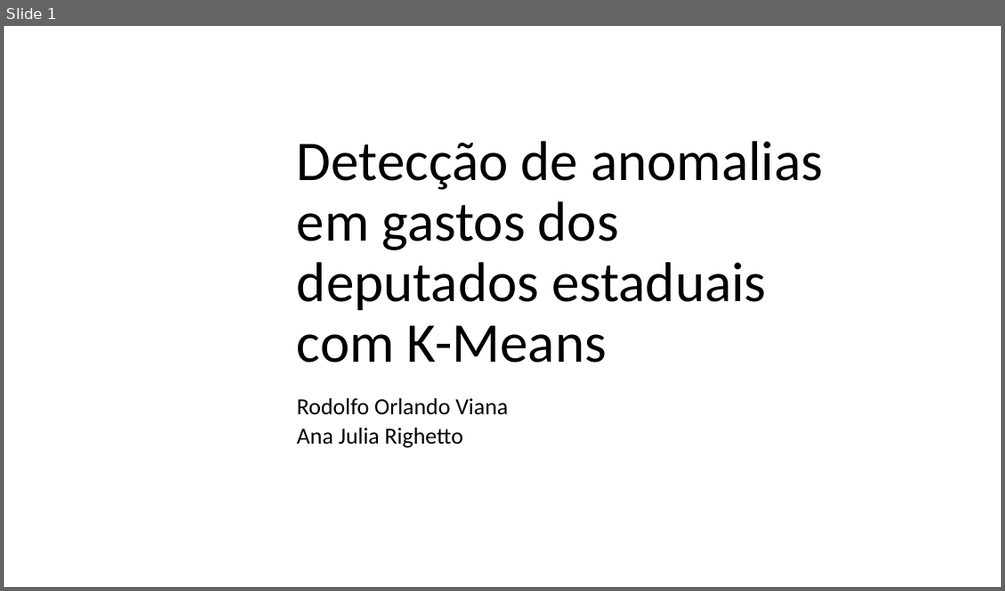
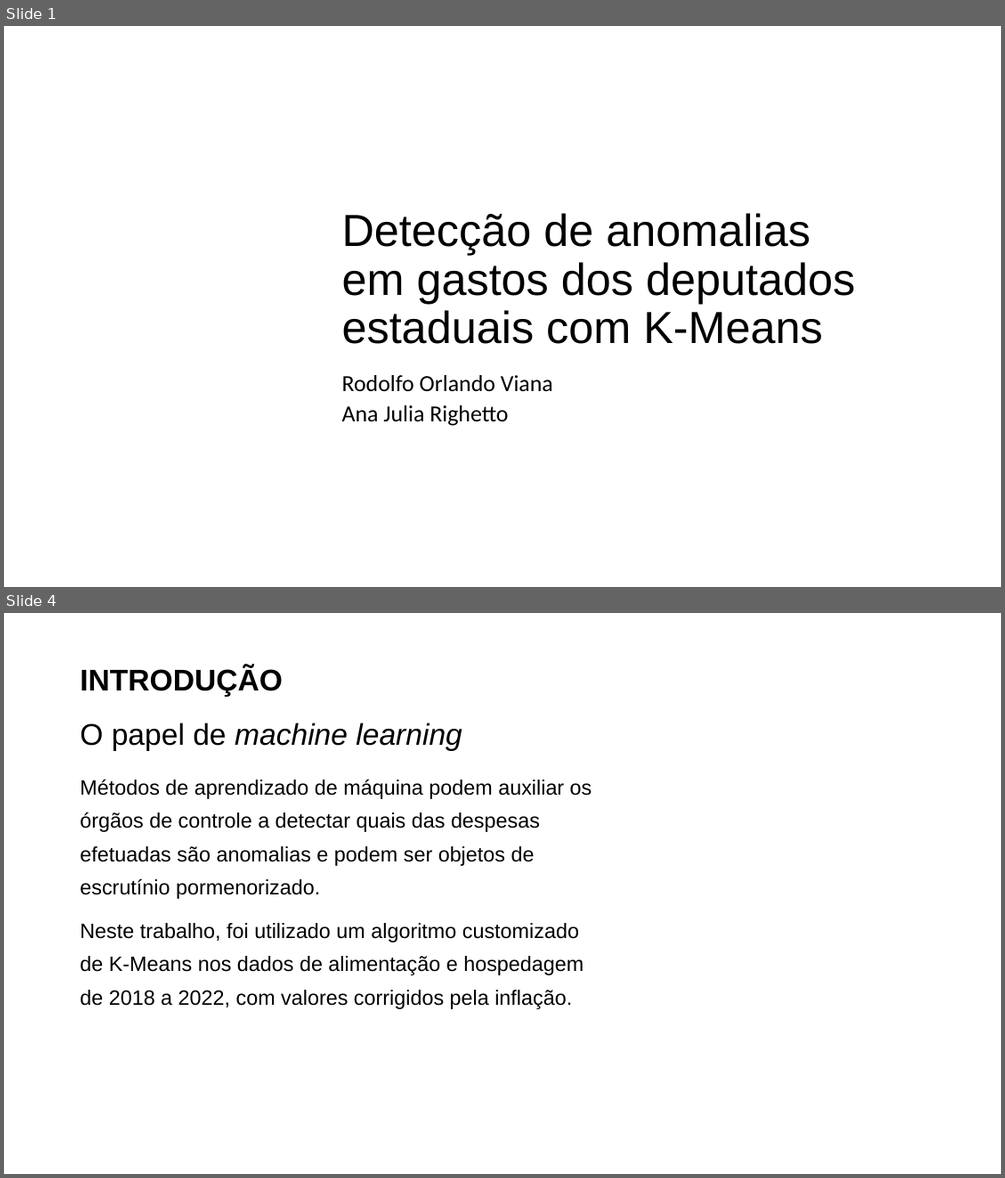
Before and after one commit to rodolfo-viana/mba_esalq, a slide deck: prd/WIP_apresentacao.pptx. Shown one above the other, each under a label of ours: slide 1 before the commit, slides 1 and 4 after it; the slides between them are not shown. The pictures are 1005x591 and 1005x1178 pixels, drawn with LibreOffice and Linux fonts; fonts in the diff are those of the drawing; background and template pictures are left out. Boxes give left, top, right and bottom in pixels: in the first picture for what was removed or moved away, otherwise in the second. Text is boxed around its words. In the diff, an @@ line names an element or a change of style, - is before the commit and + after.

```diff
--- a/prd/WIP_apresentacao.pptx
+++ b/prd/WIP_apresentacao.pptx
@@ slide 4 added at (4, 613, 1001, 1174), background picture (left out) @@
@@ title added at (80, 666, 462, 750), 28.8 pt, text #000000 @@
+INTRODUÇÃO
+O papel de machine learning
@@ text added at (80, 779, 592, 1009), 20 pt, text #000000 @@
+Métodos de aprendizado de máquina podem auxiliar os órgãos de controle a detectar quais das despesas efetuadas são anomalias e podem ser objetos de escrutínio pormenorizado.
+Neste trabalho, foi utilizado um algoritmo customizado de K-Means nos dados de alimentação e hospedagem de 2018 a 2022, com valores corrigidos pela inflação.
@@ slide 1 changed as well @@
@@ title "Detecção de anomalias em gastos ...": place and size @@
-title "Detecção de anomalias em gastos ..." at (297, 141, 823, 362)
+title "Detecção de anomalias em gastos ..." at (342, 213, 855, 344)
@@ title "Detecção de anomalias em gastos ..." at (342, 213, 855, 344): size 54 to 43.2 pt, font Calibri to Arial; vertical alignment bottom to middle @@
@@ subtitle "Rodolfo Orlando Viana": place and size @@
-subtitle "Rodolfo Orlando Viana" at (297, 398, 508, 448)
+subtitle "Rodolfo Orlando Viana" at (342, 375, 553, 426)
@@ subtitle "Rodolfo Orlando Viana" at (342, 375, 553, 426): vertical alignment top to bottom @@
```
Also in this commit, not shown: 6 other slides added, 1 slide removed, 3 other files.
